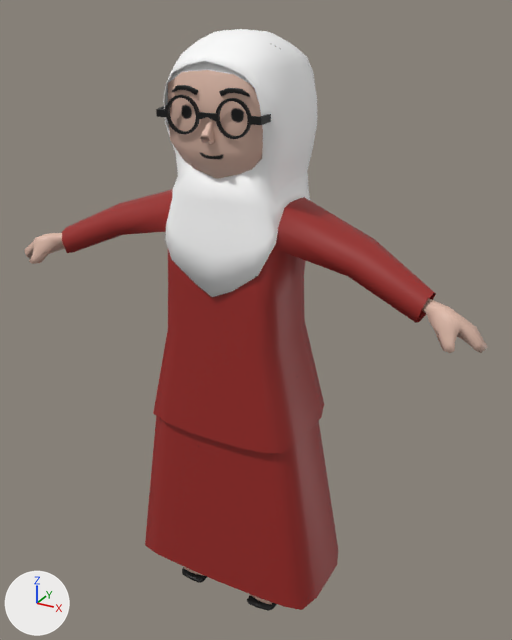
One commit to the FBX model Assets/Character/Ibu/Ibu AR.fbx: the scene before it, then after it.
Rendered twice from a 50 mm camera at (1.66, -2.87, 3.07) aimed at (0.04, 0.06, 1.6). Every picture has the same lights, and +X, +Y and +Z are marked at lower left. The picture after the commit comes second. Where no turn or scale is listed for an object, it has been applied to the vertices.

The scene before the commit, as lines of its bpy script (objects in view):
```python
mat_texture_ibu = principled_material('texture_ibu')
mat_texture_ibu.texture = img_texture_ibu_png  # with its transparency
me_cube_011 = bpy.data.meshes.new('Cube.011')
me_cube_011.from_pydata(...)  # 2011 vertices, 1913 faces; spans x -1.24..1.24, y -0.23..0.39, z 0.0..2.98
me_cube_011.materials.append(mat_texture_ibu)  # picture img_texture_ibu_png
ob_nose_003 = bpy.data.objects.new('Nose.003', me_cube_011)
ob_nose_003.location = (0.0, -0.094, 0.006)
```
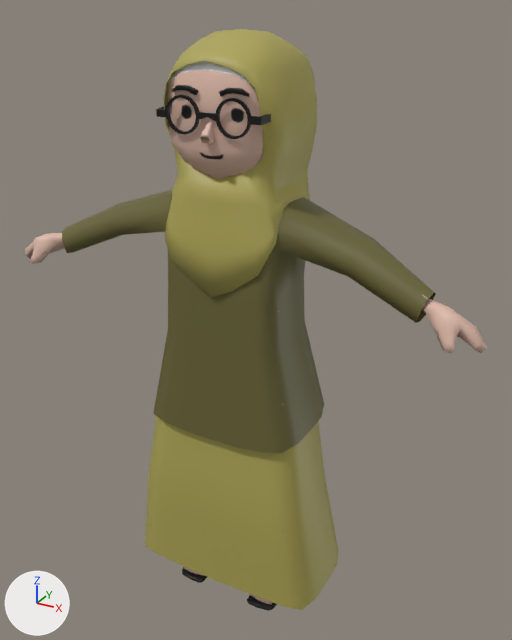
Diff of the bpy script that builds the scene:
```diff
--- a/Assets/Character/Ibu/Ibu AR.fbx.py
+++ b/Assets/Character/Ibu/Ibu AR.fbx.py
@@ img_texture_ibu2_png @@
+img_texture_ibu2_png = load_image('texture_ibu2.png', '../../Prefabs/NPCPrefabs/texture_npc/texture_ibu2.png', 1024, 1024, 'sRGB')
@@ mat_texture_ibu @@
 mat_texture_ibu = principled_material('texture_ibu')
-mat_texture_ibu.texture = img_texture_ibu_png  # with its transparency
+mat_texture_ibu.texture = img_texture_ibu2_png
```

Where the change shows, as pixel boxes [x1, y1, x2, y2] in the pictures (512 x 640 px):
'Nose.003', surface changed: [59, 29, 436, 610] in both
